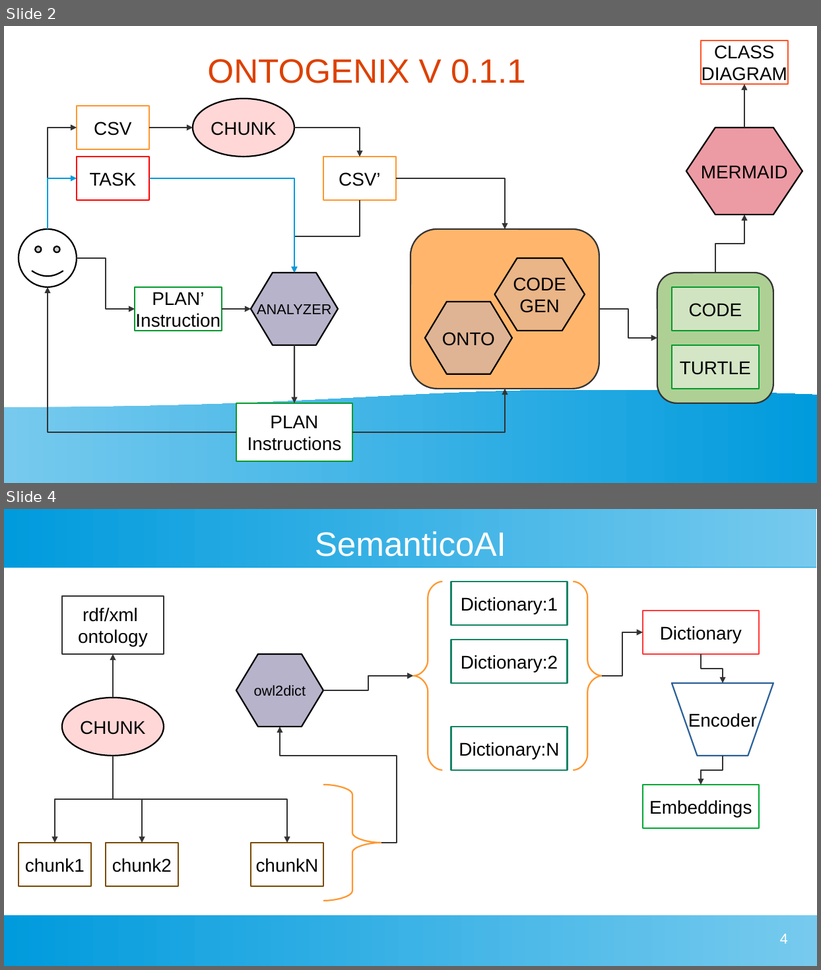
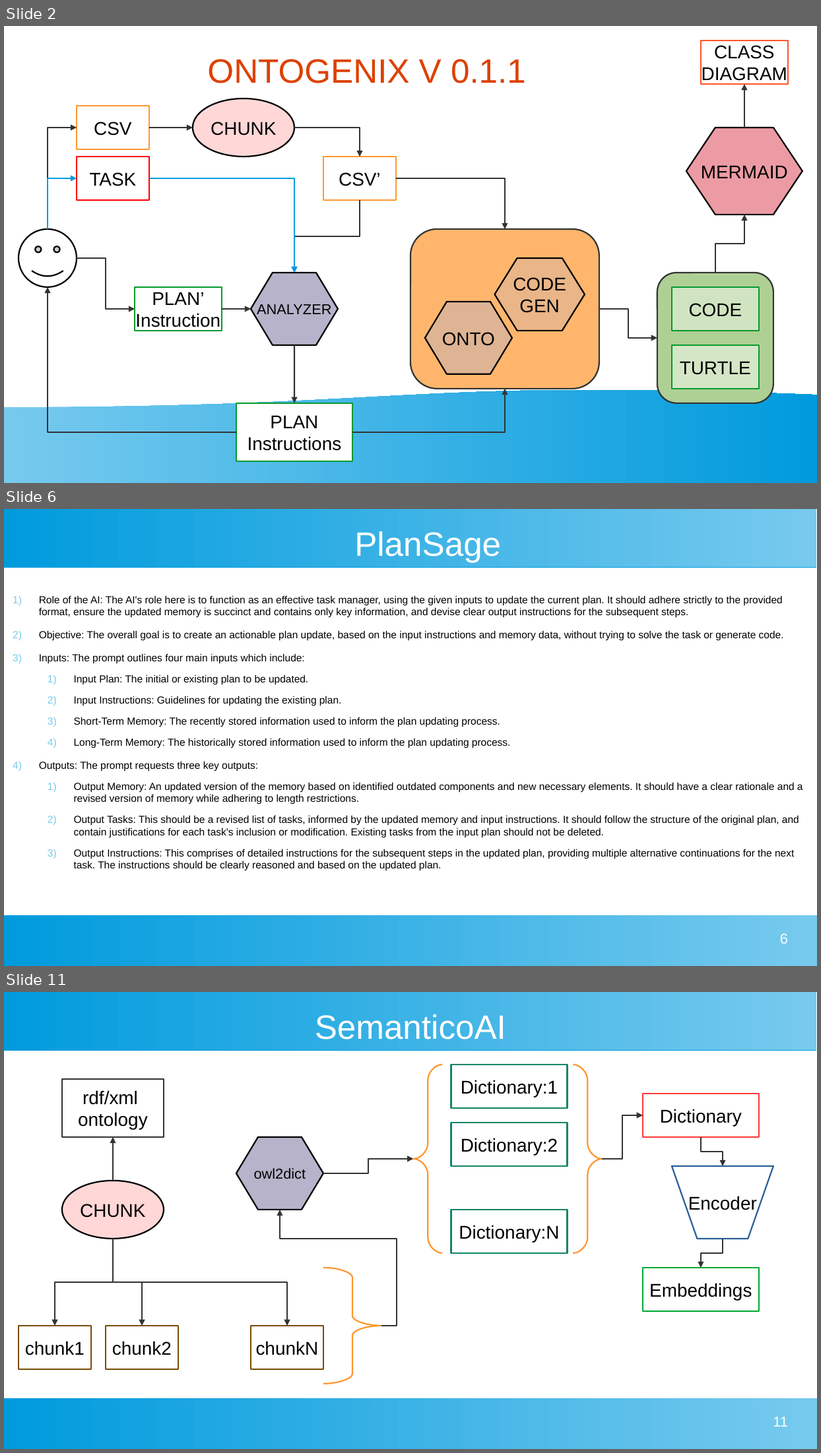
Before and after one commit to tecnomod-um/OntoGenix, a slide deck: IDEAS.odp. Shown one above the other, each under a label of ours: slides 2 and 4 before the commit, slides 2, 6 and 11 after it; the slides between them are not shown. The pictures are 821x970 and 821x1453 pixels, drawn with LibreOffice and Linux fonts; fonts in the diff are those of the drawing. Boxes give left, top, right and bottom in pixels: in the first picture for what was removed or moved away, otherwise in the second. Text is boxed around its words. In the diff, an @@ line names an element or a change of style, - is before the commit and + after.

```diff
--- a/IDEAS.odp
+++ b/IDEAS.odp
@@ slide 6 added at (4,509,817,966), background #FFFFFF; not listed: 2 template elements that a slide beside it also shows @@
@@ title added at (354,531,501,562), 33 pt, text #FFFFFF @@
+PlanSage
@@ text added at (39,595,803,871), 10 pt, text #000000 @@
+1) Role of the AI: The AI's role here is to function as an effective task manager, using the given inputs to update the current plan. It should adhere strictly to the provided format, ensure the updated memory is succinct and contains only key information, and devise clear output instructions for the subsequent steps.
+2) Objective: The overall goal is to create an actionable plan update, based on the input instructions and memory data, without trying to solve the task or generate code.
+3) Inputs: The prompt outlines four main inputs which include:
+  1) Input Plan: The initial or existing plan to be updated.
+  2) Input Instructions: Guidelines for updating the existing plan.
+  3) Short-Term Memory: The recently stored information used to inform the plan updating process.
+  4) Long-Term Memory: The historically stored information used to inform the plan updating process.
+4) Outputs: The prompt requests three key outputs:
+  1) Output Memory: An updated version of the memory based on identified outdated components and new necessary elements. It should have a clear rationale and a revised version of memory while adhering to length restrictions.
+  2) Output Tasks: This should be a revised list of tasks, informed by the updated memory and input instructions. It should follow the structure of the original plan, and contain justifications for each task's inclusion or modification. Existing tasks from the input plan should not be deleted.
+  3) Output Instructions: This comprises of detailed instructions for the subsequent steps in the updated plan, providing multiple alternative continuations for the next task. The instructions should be clearly reasoned and based on the updated plan.
@@ page number added at (780,934,788,944), 14 pt, text #FFFFFF @@
+6
@@ what was slide 4 is now slide 11 @@
@@ page number at (773,1417,788,1427): text changed @@
-4
+11
```
Also in this commit, not shown: 1 slide changed, 6 other slides added, 3 other files.
